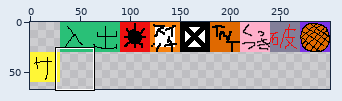
Sprite sheet -- SirensMoon/resource/MapData/tile_icon.png. Above, an overview of the earlier version with the close-up marked.
Close-up. Old version:
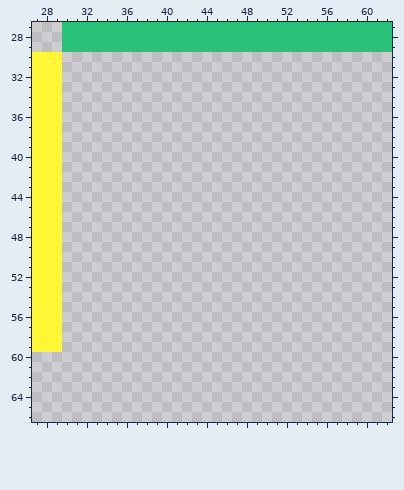
The file is 300x150 pixels. Colours within 5 levels of each other are drawn and written as one. Shown: x 27..62, y 27..66. The wide view leaves out empty margins.
The same view after the edit:
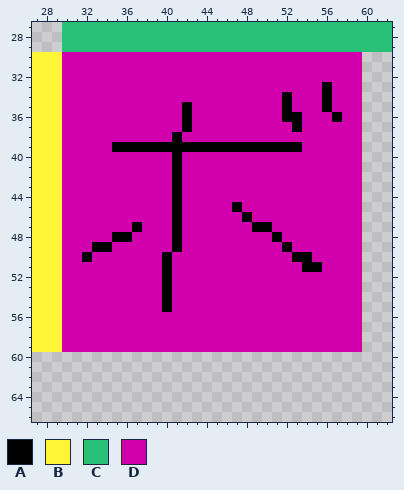
Palette (. is transparent): A #000000  B #fff636  C #29c077  D #d100ac
Difference:
Changed rows in their new state; - is an unchanged pixel.
first column x 30:
30 DDDDDDDDDDDDDDDDDDDDDDDDDDDDDD
31 DDDDDDDDDDDDDDDDDDDDDDDDDDDDDD
32 DDDDDDDDDDDDDDDDDDDDDDDDDDDDDD
33 DDDDDDDDDDDDDDDDDDDDDDDDDDADDD
34 DDDDDDDDDDDDDDDDDDDDDDADDDADDD
35 DDDDDDDDDDDDADDDDDDDDDADDDADDD
36 DDDDDDDDDDDDADDDDDDDDDAADDDADD
37 DDDDDDDDDDDDADDDDDDDDDDADDDDDD
38 DDDDDDDDDDDADDDDDDDDDDDDDDDDDD
39 DDDDDAAAAAAAAAAAAAAAAAAADDDDDD
40 DDDDDDDDDDDADDDDDDDDDDDDDDDDDD
41 DDDDDDDDDDDADDDDDDDDDDDDDDDDDD
42 DDDDDDDDDDDADDDDDDDDDDDDDDDDDD
43 DDDDDDDDDDDADDDDDDDDDDDDDDDDDD
44 DDDDDDDDDDDADDDDDDDDDDDDDDDDDD
45 DDDDDDDDDDDADDDDDADDDDDDDDDDDD
46 DDDDDDDDDDDADDDDDDADDDDDDDDDDD
47 DDDDDDDADDDADDDDDDDAADDDDDDDDD
48 DDDDDAADDDDADDDDDDDDDADDDDDDDD
49 DDDAADDDDDDADDDDDDDDDDADDDDDDD
50 DDADDDDDDDADDDDDDDDDDDDAADDDDD
51 DDDDDDDDDDADDDDDDDDDDDDDAADDDD
52 DDDDDDDDDDADDDDDDDDDDDDDDDDDDD
53 DDDDDDDDDDADDDDDDDDDDDDDDDDDDD
54 DDDDDDDDDDADDDDDDDDDDDDDDDDDDD
55 DDDDDDDDDDADDDDDDDDDDDDDDDDDDD
56 DDDDDDDDDDDDDDDDDDDDDDDDDDDDDD
57 DDDDDDDDDDDDDDDDDDDDDDDDDDDDDD
58 DDDDDDDDDDDDDDDDDDDDDDDDDDDDDD
59 DDDDDDDDDDDDDDDDDDDDDDDDDDDDDD
Boxes around the changes in both close-ups, in picture pixels (x1, y1, x2, y2):
added: (62, 52, 362, 352)
